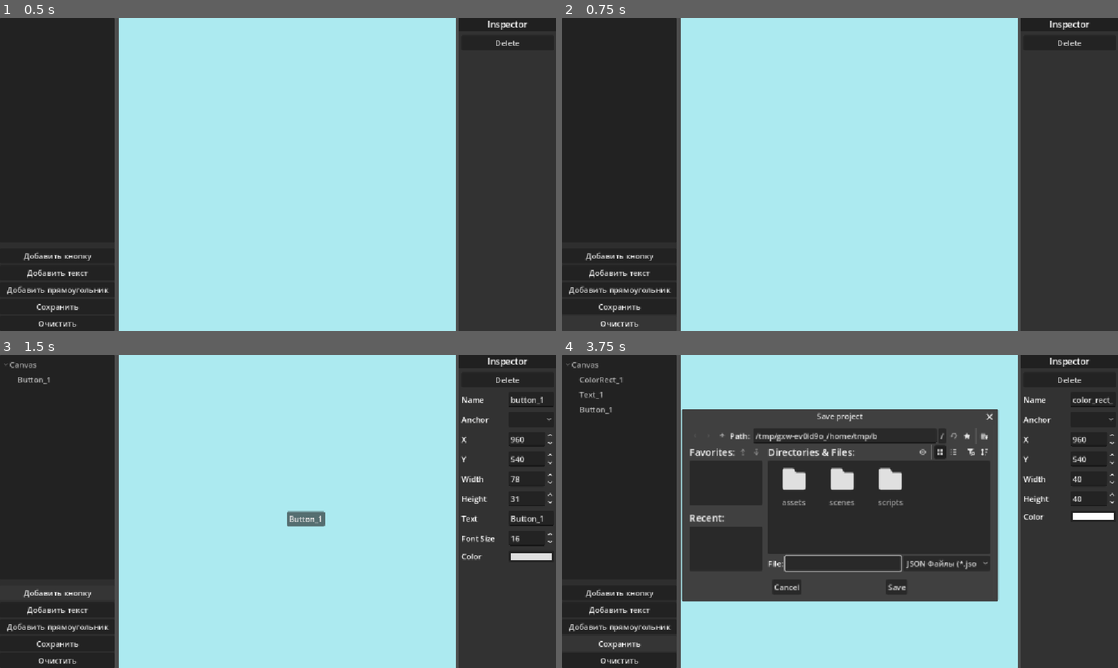
Above: before the commit, frames 1-4 (two rows, left to right).
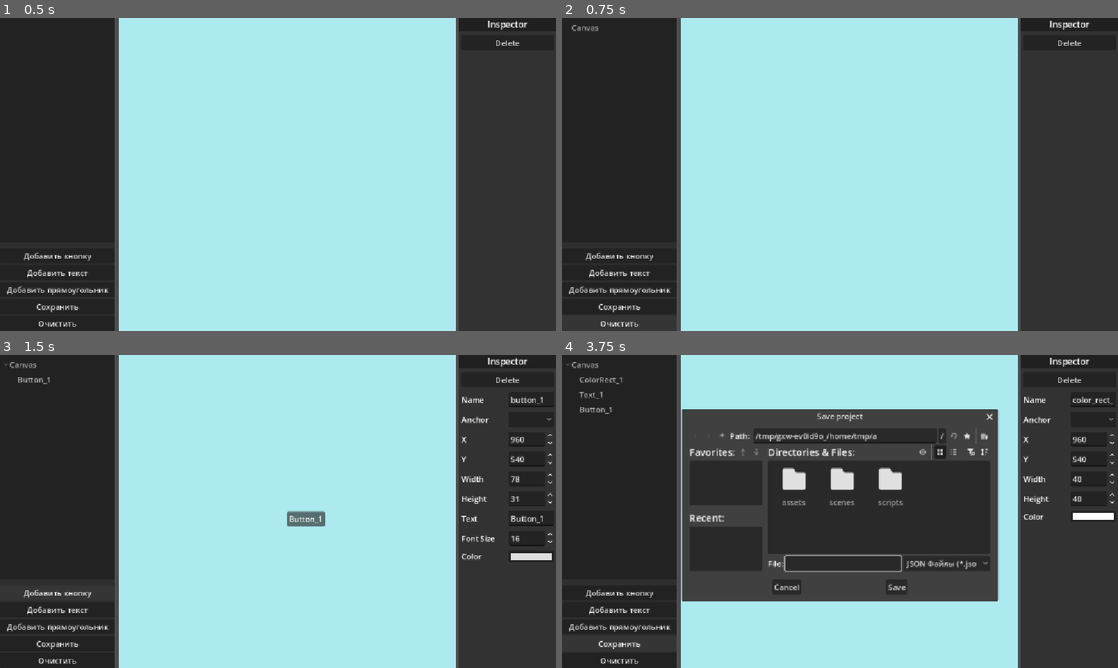
Above: after the commit, the same moments.

Repository: Yerxiz/UIEditor
Game: Godot game, scene res://scenes/main.tscn
Same seed, same stepped clock (60 frames per second), same inputs: the game is played once before the commit and once after it. The project has no main scene, so this scene is started directly.
Inputs:
- Up to frame 1 (0.5 s): no input
- Up to frame 2 (0.75 s): click "Очистить" at 0.5 s
- Up to frame 3 (1.5 s): click "Добавить кнопку" at 1.25 s
- Up to frame 4 (3.75 s): click "Добавить текст" at 2 s; click "Добавить прямоугольник" at 2.75 s; click "Сохранить" at 3.5 s

Frame 1 is identical in both runs. In frame 2, less than 0.1% of the frame differs, in the area x 1-7%, y 2-5%; in frame 3, nothing differs; in frame 4, less than 0.1%.

Commit message:
feat(toolbar): реализовать очистку холста по кнопке

Diff:
--- a/scenes/main.tscn
+++ b/scenes/main.tscn
@@ -103,6 +103,7 @@
 grow_horizontal = 2
 grow_vertical = 2
 color = Color(0.6745098, 0.91764706, 0.9411765, 1)
+metadata/Background = true
 
 [node name="Inspector_PanelContainer" type="PanelContainer" parent="MainLayout" unique_id=1849002352]
 custom_minimum_size = Vector2(200, 0)
--- a/scripts/main.gd
+++ b/scripts/main.gd
@@ -65,6 +65,8 @@
 
 	save_btn.button_up.connect(_on_save_button_pressed)
 	save_file_dialog.file_selected.connect(_on_file_selected)
+
+	clear_btn.button_up.connect(_on_clear_button_button_up)
 
 	delete_btn.button_up.connect(_on_delete_button_button_up)
 
@@ -255,7 +257,7 @@
 	children.reverse()
 
 	for el in children:
-		if is_instance_valid(el) and el is Control and el.name != "Background":
+		if is_instance_valid(el) and el is Control and not el.has_meta("Background"):
 			var item = hierarchy.create_item(root)
 			item.set_text(0, el.name)
 			item.set_metadata(0, el)
@@ -332,6 +334,29 @@
 			prop_color_hboxcont.hide()
 
 		_update_hierarchy()
+
+
+func _on_clear_button_button_up() -> void:
+	for child in canvas.get_children():
+		if not child.has_meta("Background"):
+			canvas.remove_child(child)
+			child.queue_free()
+	elements.clear()
+
+	if not elements:
+		prop_name_hboxcont.hide()
+		prop_anchor_hboxcont.hide()
+		prop_x_hboxcont.hide()
+		prop_y_hboxcont.hide()
+		prop_width_hboxcont.hide()
+		prop_height_hboxcont.hide()
+		prop_text_hboxcont.hide()
+		prop_fontsize_hboxcont.hide()
+		prop_color_hboxcont.hide()
+
+	_update_inspector()
+	_update_hierarchy()
+
 
 func _on_save_button_pressed() -> void:
 	save_file_dialog.popup_centered()
